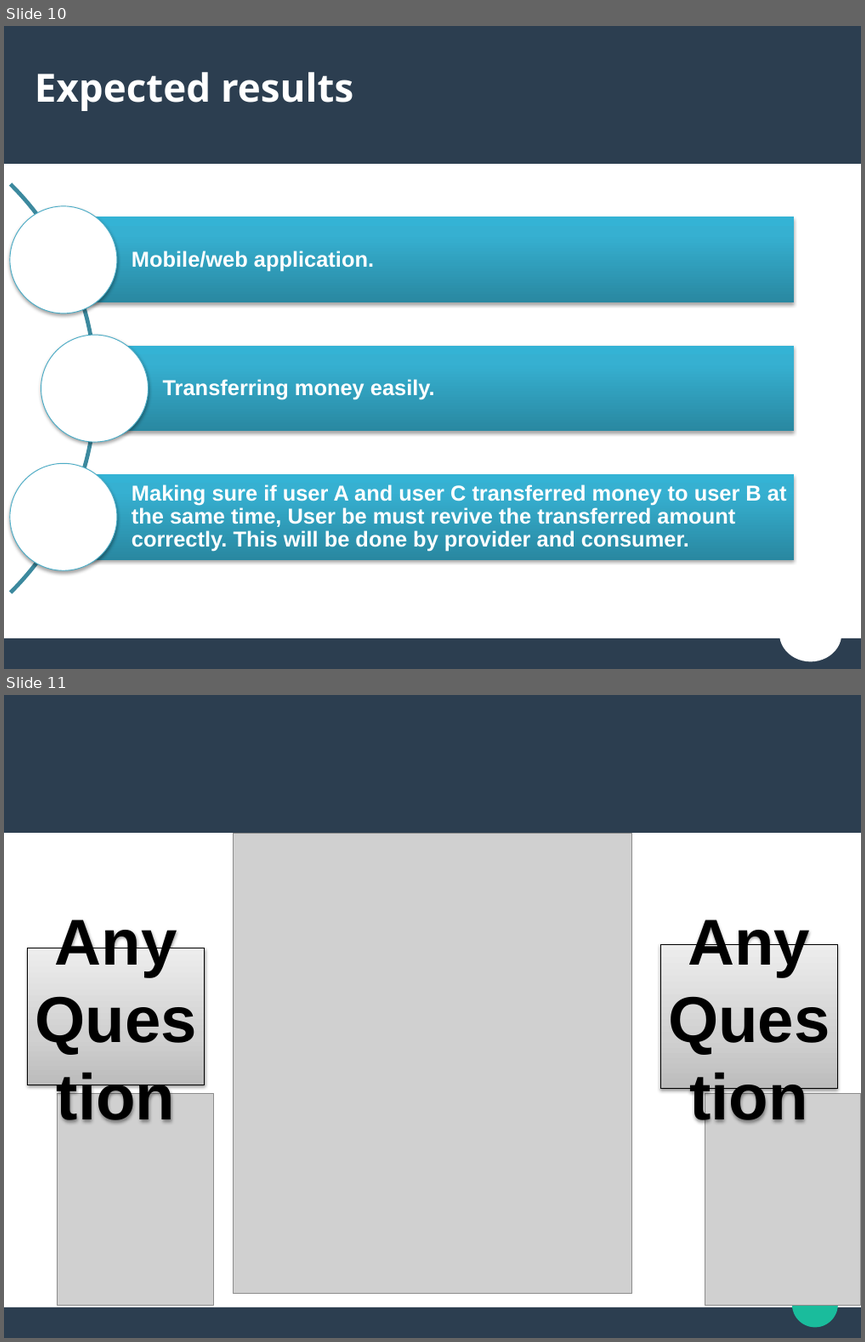
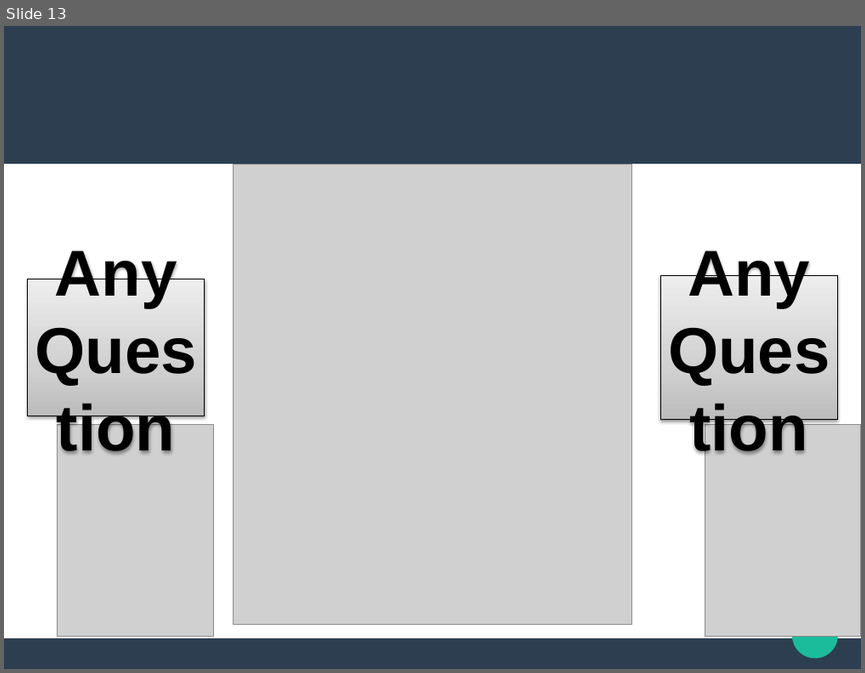
Before and after one commit to YoussifAssem/Parallel-Programming, a slide deck: Presentation/Presentation.pptx. Shown one above the other, each under a label of ours: slides 10 and 11 before the commit, slide 13 after it. The pictures are 865x1342 and 865x673 pixels, drawn with LibreOffice and Linux fonts; fonts in the diff are those of the drawing; grey boxes stand for pictures. Boxes give left, top, right and bottom in pixels: in the first picture for what was removed or moved away, otherwise in the second. Text is boxed around its words. In the diff, an @@ line names an element or a change of style, - is before the commit and + after.

```diff
--- a/Presentation/Presentation.pptx
+++ b/Presentation/Presentation.pptx
@@ slide 10 removed at (4, 26, 861, 669), background #FFFFFF; not listed: 3 template elements that a slide beside it also shows @@
@@ text removed at (35, 72, 353, 111) @@
-Expected results
@@ group removed at (4, 100, 794, 669): 3 rectangles, 3 texts, 3 ellipses, 1 arch (boxed as its full ring) @@
-Mobile/web application.
-Transferring money easily.
-Making sure if user A and user C transferred money to user B at the same time, User be must revive the transferred amount correctly. This will be done by provider and consumer.
@@ ellipse removed at (781, 607, 840, 660) @@
@@ what was slide 11 is now slide 13 @@
```
Also in this commit, not shown: 5 slides changed, 4 slides added, 1 other slide removed.
